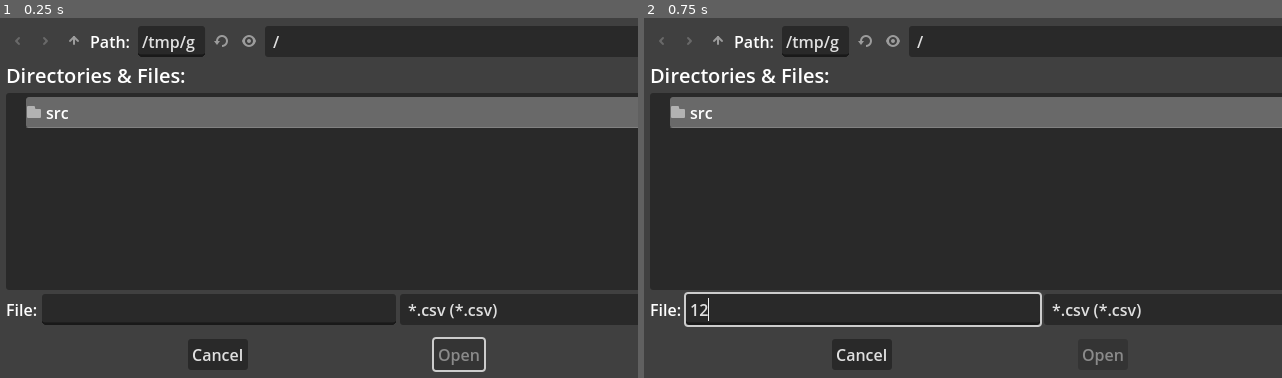
Above: before the commit, frames 1-2 (left to right).
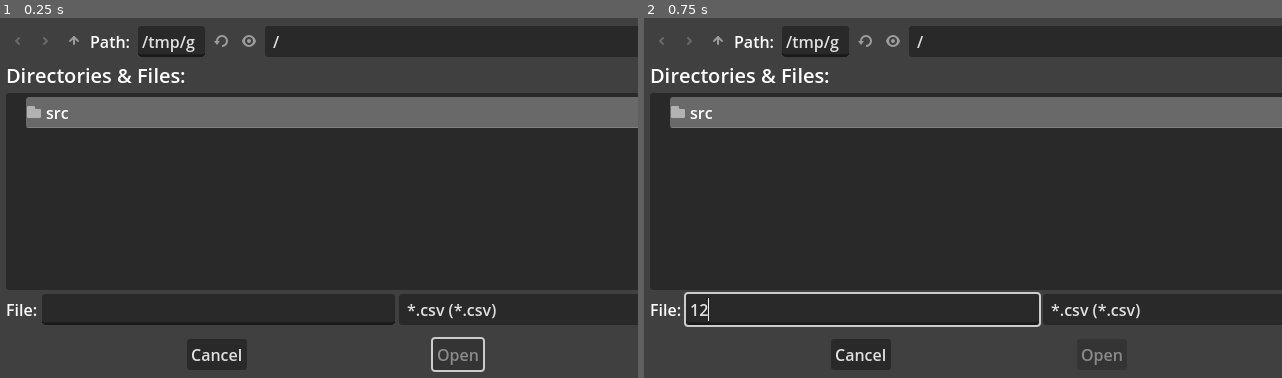
Above: after the commit, the same moments.

Repository: noi-techpark/sfscon-pdf-downloader
Game: Godot game, scene res://src/Main.tscn
The game is run twice, just before and just after one commit, with the same random seed, the same clock (stepped at 60 frames per second) and the same inputs.
Inputs (mouse positions are in pixels of both pictures, inside the frame that each line leads up to):
- Up to frame 1 (0.25 s): no input
- Up to frame 2 (0.75 s): click (860, 309) at 0.52 s; type "12" at 0.6 s

The runs differ from the first frame. In frame 1, 0.5% of the frame differs, in the area x 30-78%, y 79-99%; in frame 2, 0.4%.

Commit message:
add error logs

Diff:
--- a/app/src/Main.gd
+++ b/app/src/Main.gd
@@ -1,10 +1,10 @@
 extends Control
 
 @onready var website_data_file_dialog:FileDialog = $WebsiteFileDialog
-@onready var progress_label:Label = $Progress/ProgressLabel
-@onready var progress_bar:ProgressBar = $Progress/ProgressBar
+@onready var progress_label:Label = $Result/ProgressLabel
+@onready var progress_bar:ProgressBar = $Result/ProgressBar
 @onready var http:HTTPRequest = $HTTPRequest
-
+@onready var errors:RichTextLabel = $Result/Errors
 
 # can't be csv, because Godot treats csv files as translations
 const MAPPING_FILE = "res://SFSCON-mapping.txt"
@@ -52,10 +52,7 @@
 			data[id]["track"] = line[MAPPING_TRACK_INDEX]
 
 func _on_website_file_dialog_file_selected(path) -> void:
-	# get directory of path for final pdf export location
-	var base_path:String = path.substr(0, path.rfind("/"))
-	_prepare_dir(base_path , "/PDF")
-	pdf_path = base_path + "/PDF/"
+	pdf_path = _prepare_dir(path.substr(0, path.rfind("/")) , "/PDF")
 
 	var file:FileAccess = FileAccess.open(path, FileAccess.READ)
 	while not file.eof_reached():
@@ -65,7 +62,7 @@
 			var title:String = line[WEBSITE_TITLE_INDEX]
 			var id:String = line[WEBSITE_ID_INDEX]
 			if not data.has(id):
-				print("No match found for: ", title)
+				log_error("No match found for: " + title)
 			elif pdf_link.begins_with("https://www.sfscon.it/wp-content/uploads/"):
 				data[id]["pdf_link"] = pdf_link
 				data[id]["name"] = line[WEBSITE_NAME_INDEX]
@@ -81,15 +78,15 @@
 			http.request_completed.connect(_request_completed.bind(data[id]))
 			var error = http.request(data[id]["pdf_link"])
 			if error != OK:
-				print(error)
+				log_error(error)
 			counter += 1
 			await http.request_completed
 		else:
-			print("No PDF found for: ", data[id]["title"])
+			log_error("No PDF found for: " + data[id]["title"])
 
 func _request_completed(result, response_code, headers, body, talk:Dictionary) -> void:
 	if talk["track"].length() == 0:
-		print("Talk with no room assigned: ", talk["title"])
+		log_error("Talk with no room assigned: " + talk["title"])
 		counter_done += 1
 		return
 	var dir_name:String = talk["room"] + " - " + talk["track"]
@@ -97,14 +94,17 @@
 
 	# 1030 - Simon Dalvai - Developers track
 	var file_name:String = pdf_path + dir_name + "/" + talk["time"] + " - " + talk["name"] + " - " + talk["title"]
-	print("Save PDF of " + talk.title + " to " + file_name)
 	var file:FileAccess = FileAccess.open(file_name, FileAccess.WRITE)
 	file.store_buffer(body)
 	file.flush()
 	counter_done += 1
 
-func _prepare_dir(base_path:String, path:String) -> void:
+func _prepare_dir(base_path:String, path:String) -> String:
 	var dir = DirAccess.open(base_path)
 	if not dir.dir_exists(base_path + path):
 		dir.make_dir(base_path + path)
 	dir.change_dir(base_path + path)
+	return base_path + path
+
+func log_error(error:String) -> void:
+	errors.append_text(error + "\n")
--- a/app/src/Main.tscn
+++ b/app/src/Main.tscn
@@ -26,27 +26,31 @@
 access = 2
 filters = PackedStringArray("*.csv")
 
-[node name="Progress" type="VBoxContainer" parent="."]
+[node name="Result" type="VBoxContainer" parent="."]
 layout_mode = 1
 anchors_preset = 8
 anchor_left = 0.5
 anchor_top = 0.5
 anchor_right = 0.5
 anchor_bottom = 0.5
-offset_left = -100.0
-offset_top = -28.5
-offset_right = 100.0
-offset_bottom = 28.5
+offset_left = -200.0
+offset_top = -170.5
+offset_right = 200.0
+offset_bottom = 170.5
 grow_horizontal = 2
 grow_vertical = 2
 
-[node name="ProgressLabel" type="Label" parent="Progress"]
+[node name="Errors" type="RichTextLabel" parent="Result"]
+layout_mode = 2
+size_flags_vertical = 3
+
+[node name="ProgressLabel" type="Label" parent="Result"]
 custom_minimum_size = Vector2(200, 0)
 layout_mode = 2
 text = "1 of 17"
 horizontal_alignment = 1
 
-[node name="ProgressBar" type="ProgressBar" parent="Progress"]
+[node name="ProgressBar" type="ProgressBar" parent="Result"]
 layout_mode = 2
 step = 1.0
 
